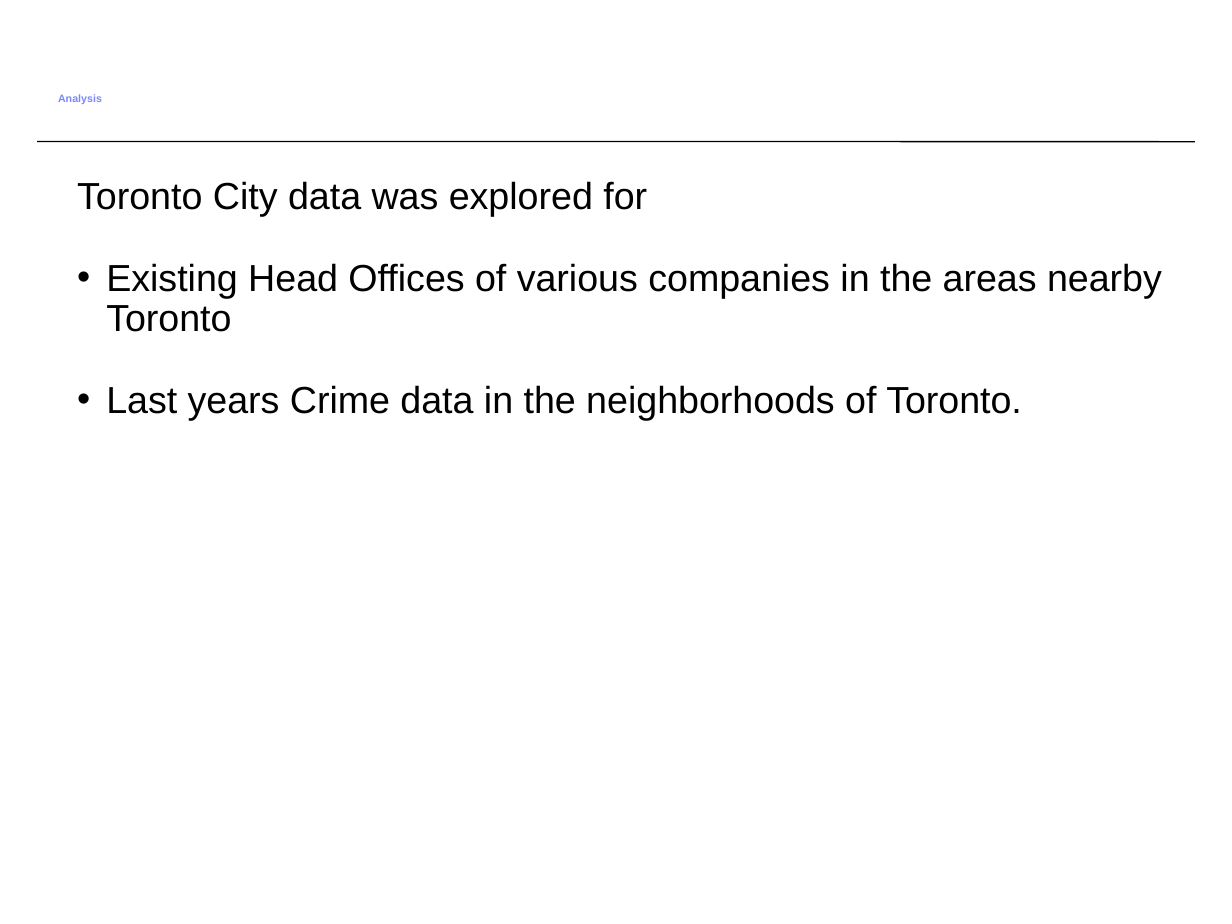
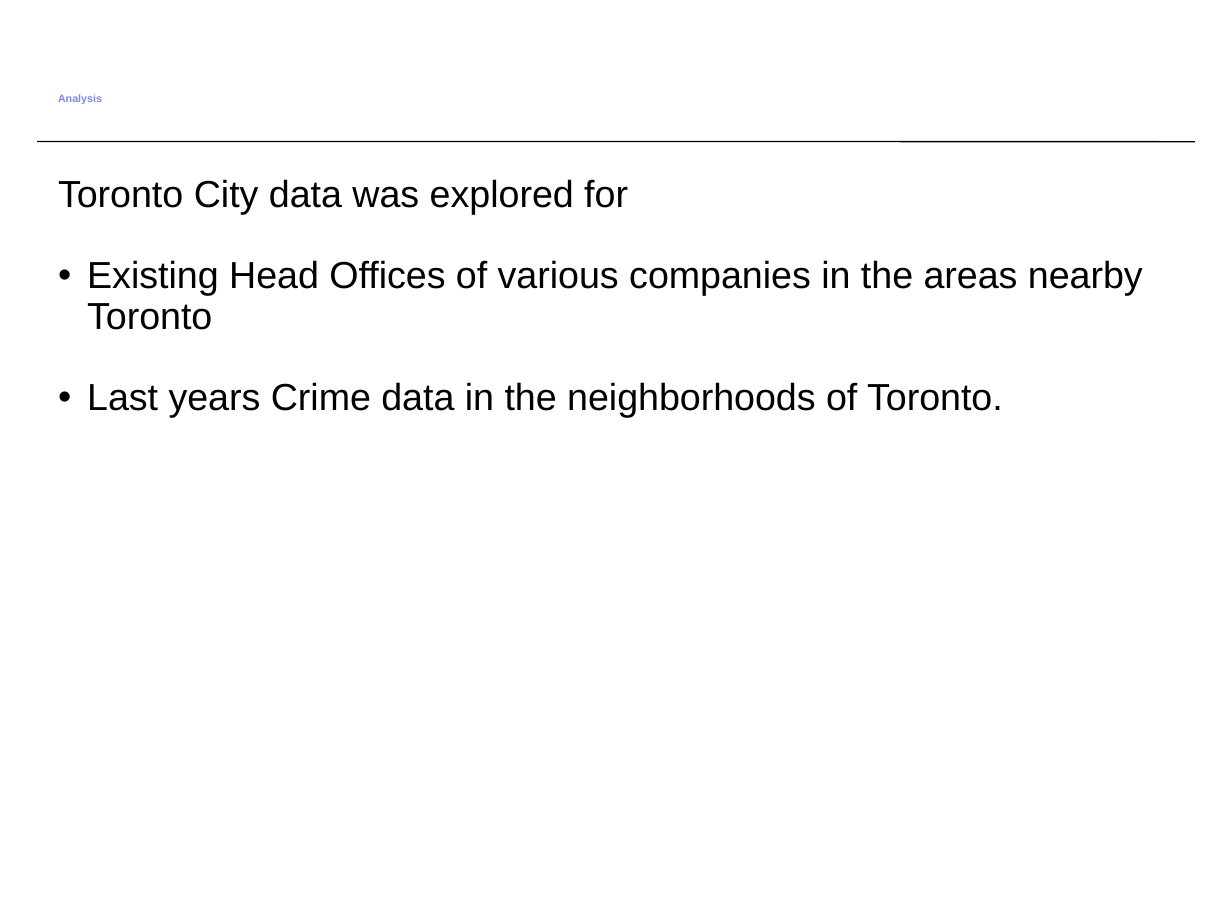
Before and after one commit to sandeepwani/Coursera_Capstone, a slide deck: slide 4 of Presentation.ppt. Drawn at 1232x924 pixels with LibreOffice and Linux fonts; fonts in the diff are those of the drawing. Boxes give left, top, right and bottom in pixels: in the first picture for what was removed or moved away, otherwise in the second. Text is boxed around its words. In the diff, an @@ line names an element or a change of style, - is before the commit and + after.

```diff
--- a/Presentation.ppt
+++ b/Presentation.ppt
@@ text "Toronto City data was explored ...": place and size @@
-text "Toronto City data was explored ..." at <box>77,181,1162,420</box>
+text "Toronto City data was explored ..." at <box>58,179,1143,418</box>
```
Also in this commit, not shown: 3 other slides changed, 1 slide added.
